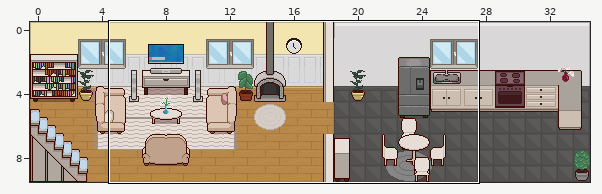
A Tiled map gets an edit: public/assets/tiled/maps/living-cocina/living-cocina.tmx. Above, an overview of the earlier version with the close-up marked.
Close-up. Before the edit:
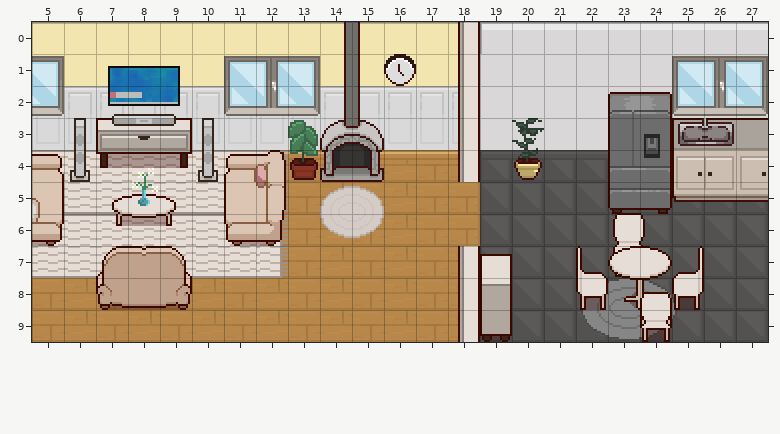
Cells are 16x16 px. Shown: x 5..27, y 0..9.
The result:
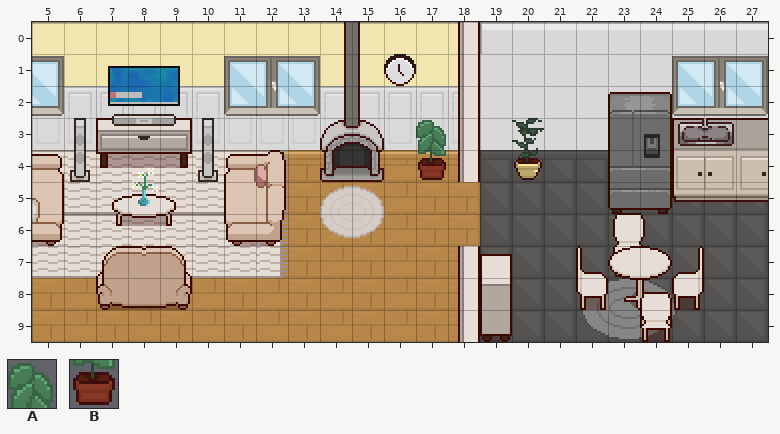
Key: from "Decoraciones": A 61, B 73.
_ is an empty cell.
What changed:
Layer "Decoraciones":
y 3: x 13 A -> _; x 17 _ -> A
y 4: x 13 B -> _; x 17 _ -> B
Boxes around the changes in both close-ups, in picture pixels (x1, y1, x2, y2):
removed: (288, 120, 318, 180)
added: (416, 120, 446, 180)
